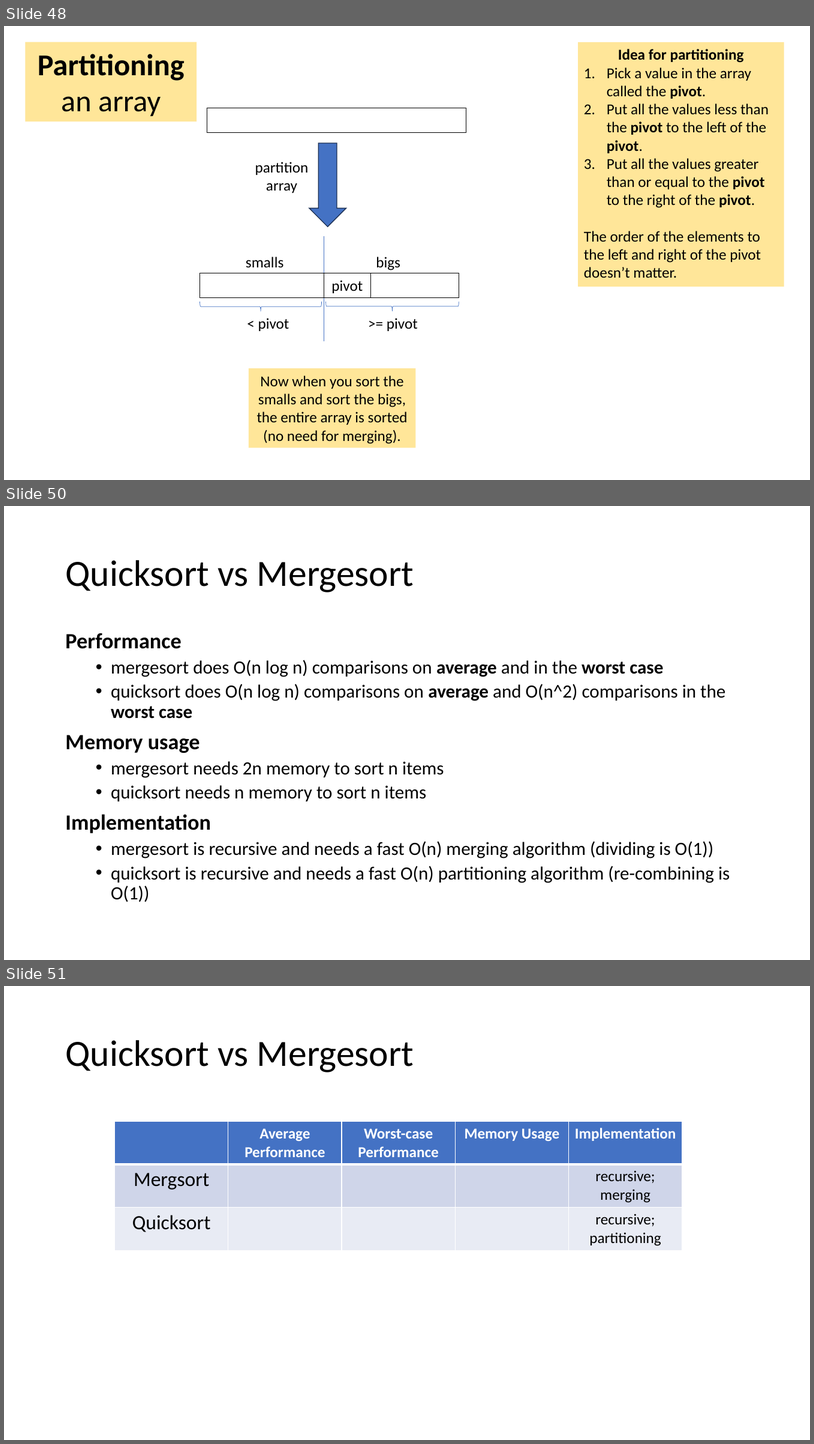
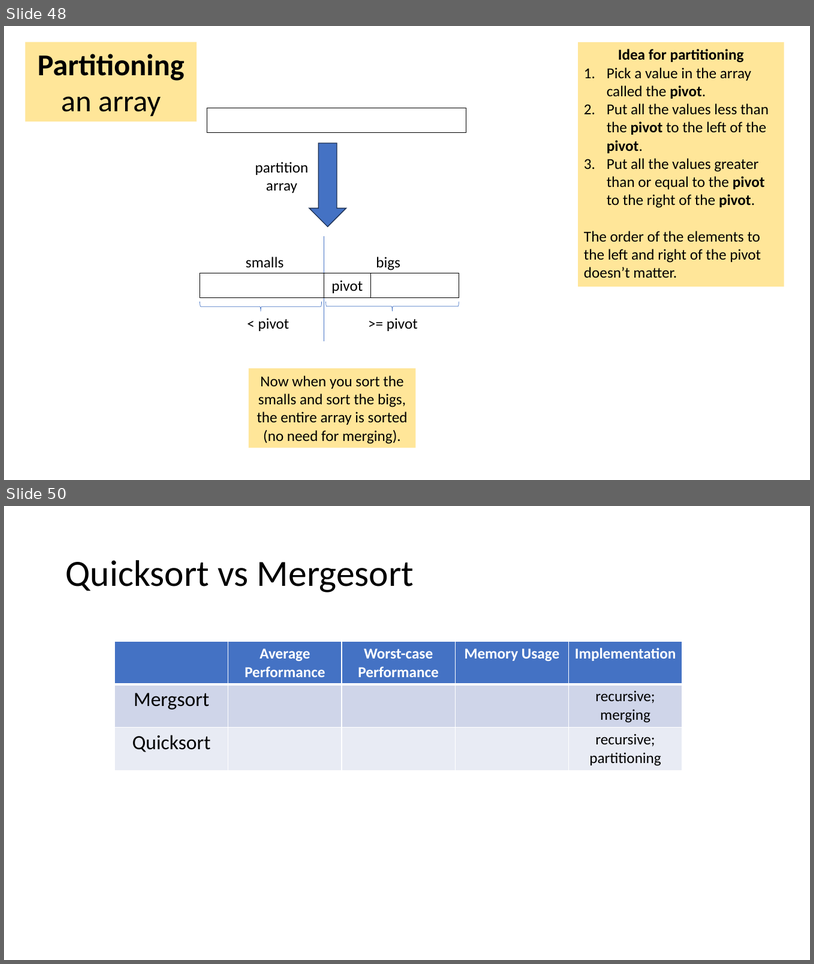
Before and after one commit to tjd1234/cmpt225summer2023, a slide deck: lecture_notes/week9/week9_sorting.pptx. Shown one above the other, each under a label of ours: slides 48, 50 and 51 before the commit, slides 48 and 50 after it; the slides between them are not shown. The pictures are 814x1444 and 814x964 pixels, drawn with LibreOffice and Linux fonts; fonts in the diff are those of the drawing. Boxes give left, top, right and bottom in pixels: in the first picture for what was removed or moved away, otherwise in the second. Text is boxed around its words. In the diff, an @@ line names an element or a change of style, - is before the commit and + after.

```diff
--- a/lecture_notes/week9/week9_sorting.pptx
+++ b/lecture_notes/week9/week9_sorting.pptx
@@ slide 50 removed at box(4, 506, 810, 960), background #FFFFFF @@
@@ title removed at box(65, 560, 414, 592) @@
-Quicksort vs Mergesort
@@ text removed at box(65, 633, 730, 901) @@
-Performance
-  • mergesort does O(n log n) comparisons on average and in the worst case
-  • quicksort does O(n log n) comparisons on average and O(n^2) comparisons in the worst case
-Memory usage
-  • mergesort needs 2n memory to sort n items
-  • quicksort needs n memory to sort n items
-Implementation
-  • mergesort is recursive and needs a fast O(n) merging algorithm (dividing is O(1))
-  • quicksort is recursive and needs a fast O(n) partitioning algorithm (re-combining is O(1))
@@ what was slide 51 is now slide 50 @@
```
Also in this commit, not shown: 35 slides changed, 3 other files.
